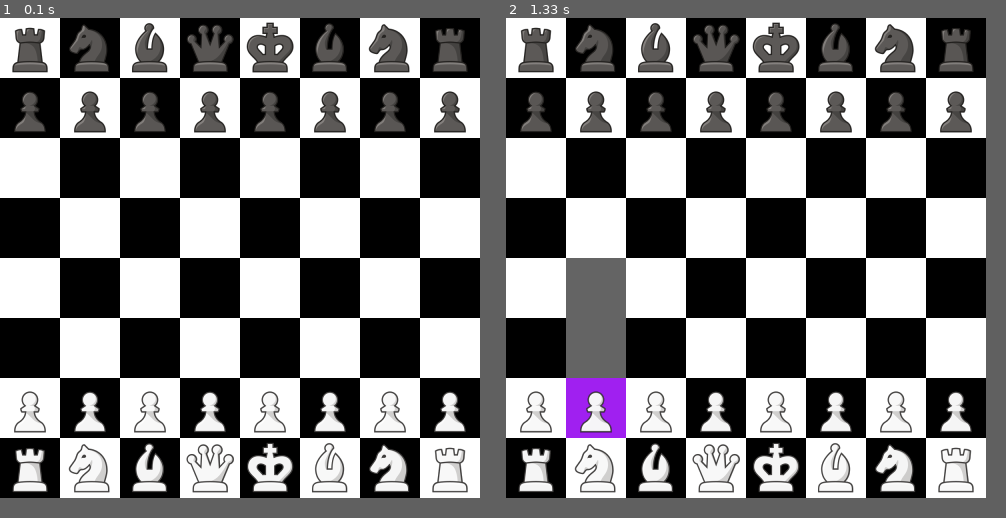
Above: before the commit, frames 1-2 (left to right).
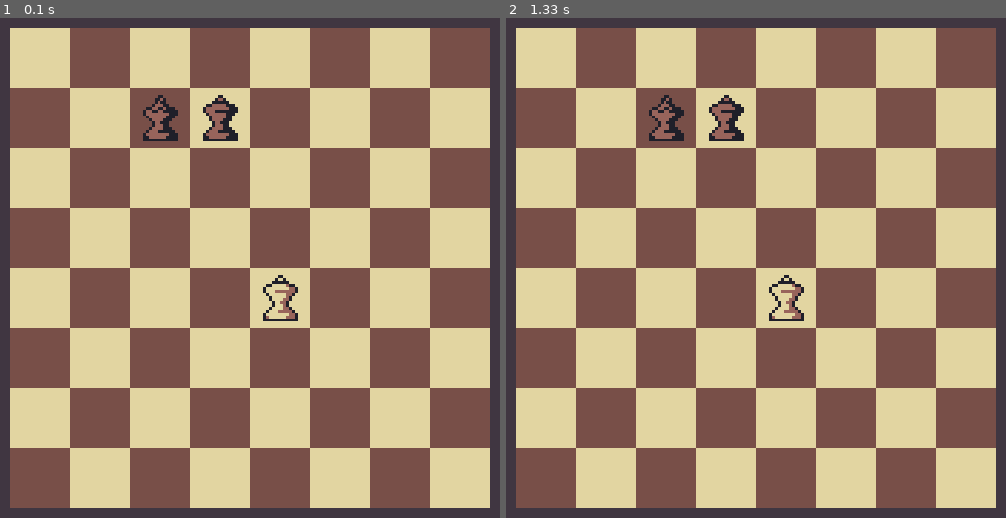
Above: after the commit, the same moments.

Repository: 0yassin/pyngin
Game: pygame game, started from src/main.py
The game is run twice, just before and just after one commit, with the same random seed, the same clock (stepped at 60 frames per second) and the same inputs.
Inputs (mouse positions are in pixels of both pictures, inside the frame that each line leads up to):
- Up to frame 1 (0.1 s): no input
- Up to frame 2 (1.33 s): click (746, 258) at 0.38 s; click (621, 408) at 1.28 s
The window is 480x480 before the commit and 500x500 after it. Grey fills any space a smaller window leaves; there, only what the larger window draws over its background counts as a difference.

The runs differ from the first frame. In frame 1, 96% of the frame differs, in the area x 0-98%, y 0-98%; in frame 2, 96%.

Commit message:
Improved GUI, changed pieces to ones by: "dani maccari"

Diff:
--- a/src/main.py
+++ b/src/main.py
@@ -1,29 +1,32 @@
 import datetime
 import chess.pgn
 import pygame
-from engine import get_engine_move
 import queue
 import threading
 import queue
 from converter import load_fen
-import pygame
 from board import Board
 from moves import is_current_turn_piece
+from engine import get_engine_move
 
 play_as = "w"
-dark = (0,0,0)
-light = (255,255,255)
+dark = (120, 79, 72)
+light = (226, 213, 161)
 sq_size = 60
+piece_size = 46
 depth = 3
+hint_size = 24
+
+prpl = (64, 54, 65)
 
 pygame.init()
-screen = pygame.display.set_mode((sq_size*8, sq_size*8))
+screen = pygame.display.set_mode((sq_size*8+20, sq_size*8+20))
 clock = pygame.time.Clock()
 running = True
-font = pygame.font.Font("assets/dogicapixel.ttf", 25)
+font = pygame.font.Font("assets/dogicapixel.ttf", 24)
 
 board = Board()
-position = "rnbqkbnr/pppppppp/8/8/8/8/PPPPPPPP/RNBQKBNR w KQkq - 0 1"
+position = "8/2qk4/8/8/4K3/8/8/8 b - - 0 1"
 load_fen(position, board)
 
 game_history = [(tuple(board.state), board.turn)]
@@ -38,43 +41,44 @@
 game.headers["Date"] = datetime.datetime.now().strftime("%Y.%m.%d")
 board.pgn_node = game
 
-w_text_surface = font.render("You won!", True, "Purple")
-l_text_surface = font.render("You lost! skill issue lol", True, "Purple")
+w_text_surface = font.render("at least you won once ig".upper(), True, prpl)
+l_text_surface = font.render("You lost! skill issue lol".upper(), True, prpl)
 
-gui_pieces_paths = {
-    1: "assets/wp.png",
-    2: "assets/wn.png",
-    3: "assets/wb.png",
-    4: "assets/wr.png",
-    5: "assets/wq.png",
-    6: "assets/wk.png",
+w_spritesheet = pygame.image.load("assets/w_pieces.png").convert_alpha()
+d_spritesheet = pygame.image.load("assets/d_pieces.png").convert_alpha()
+move_hint = pygame.image.load("assets/m_hint.png").convert_alpha()
+overlay = pygame.image.load("assets/overlay.png").convert_alpha()
 
-    -1: "assets/bp.png",
-    -2: "assets/bn.png",
-    -3: "assets/bb.png",
-    -4: "assets/br.png",
-    -5: "assets/bq.png",
-    -6: "assets/bk.png"
-}
-
-gui_pieces_table = {}
-
-def load_game_assets():
-    for piece_value, path in gui_pieces_paths.items():
-        try:
-            raw_image = pygame.image.load(path).convert_alpha()
-            scaled_image = pygame.transform.smoothscale(raw_image, (sq_size, sq_size))
-            gui_pieces_table[piece_value] = scaled_image
-        except pygame.error as e:
-            print(f"Error loading asset {path}: {e}")
-
-load_game_assets()
 selected_square = None
 selected_piece = (None, None)
 possible_moves = board.get_possible_moves()
 
 en_queue = queue.Queue()
 en_thinking = False
+
+pimg_width = 16
+pimg_height = 16
+
+def get_piece_img(row, col, type):
+    spritesheet = w_spritesheet if type == 'w' else d_spritesheet
+    piece_rect = pygame.Rect(col * pimg_width, row * pimg_height, pimg_width, pimg_height)
+    return pygame.transform.scale(spritesheet.subsurface(piece_rect), (piece_size, piece_size))
+
+pieces = {
+    1:get_piece_img(0, 0, 'w'),
+    2:get_piece_img(0, 1, 'w'),
+    3:get_piece_img(0, 3, 'w'),
+    4:get_piece_img(0, 2, 'w'),
+    5:get_piece_img(0, 5, 'w'),
+    6:get_piece_img(0, 4, 'w'),
+
+    -1:get_piece_img(0, 0, 'b'),
+    -2:get_piece_img(0, 1, 'b'),
+    -3:get_piece_img(0, 3, 'b'),
+    -4:get_piece_img(0, 2, 'b'),
+    -5:get_piece_img(0, 5, 'b'),
+    -6:get_piece_img(0, 4, 'b'),
+}
 
 def engine_worker_thread(board_clone, depth, communication_queue, game_history_):
     engine_move = get_engine_move(board_clone, depth, game_history=game_history_)
@@ -87,26 +91,25 @@
         if board.game_state == '-':
             if event.type == pygame.MOUSEBUTTONDOWN:
                 mouse_x, mouse_y = pygame.mouse.get_pos()
-                #CHANGED FOR DEBUG
-                # if play_as == board.turn:
-                c = (mouse_x) // sq_size
-                r = mouse_y // sq_size
-                if (selected_square, (r*8) + c ) in possible_moves:
-                        board.make_move((selected_square, (r*8) + c))
-                        game_history.append((tuple(board.state), board.turn))
-                        selected_piece = (None, None)
-                        selected_square = None
-                        possible_moves = board.get_possible_moves()
-                        if len(possible_moves) == 0 and board.is_in_check():
-                            board.game_state = play_as
+                if play_as == board.turn:
+                    c = (mouse_x - 5) // sq_size
+                    r = (mouse_y - 5) // sq_size
+                    if 0 <= c <= 7 and 0 <= r <= 7:
+                        if (selected_square, (r*8) + c ) in possible_moves:
+                                board.make_move((selected_square, (r*8) + c))
+                                game_history.append((tuple(board.state), board.turn))
+                                selected_piece = (None, None)
+                                selected_square = None
+                                possible_moves = board.get_possible_moves()
+                                if len(possible_moves) == 0 and board.is_in_check():
+                                    board.game_state = play_as
 
-                else:
-                    selected_square = (r * 8) + c
-                    # CHANGED FOR DEBUG: board.turn instead of play_as
-                    if is_current_turn_piece(board.state[selected_square], board.turn):
-                        selected_piece = (selected_square, board.state[selected_square])
-                    else:
-                        selected_piece = (None, None)
+                        else:
+                            selected_square = (r * 8) + c
+                            if is_current_turn_piece(board.state[selected_square], play_as):
+                                selected_piece = (selected_square, board.state[selected_square])
+                            else:
+                                selected_piece = (None, None)
 
     if board.game_state == '-':
         if board.turn != play_as and not en_thinking and running:
@@ -128,33 +131,40 @@
                 board.game_state = 'b' if play_as == "w" else "w"
             en_thinking = False
 
-    screen.fill("purple")
+    screen.fill(prpl)
     for r in range(8):
         for c in range(8):
             index = (r * 8) + c
+            xpos_ = c*sq_size + 10
+            ypos_ = r*sq_size + 10
             if (r + c) % 2 == 0:
                 color = light
             else:
                 color = dark
+
+            gui_board = pygame.draw.rect(screen, color, (xpos_, ypos_, sq_size, sq_size))
+
+            if selected_piece[0] == index:
+                screen.blit(pygame.transform.scale(overlay, (sq_size, sq_size)), (xpos_, ypos_))
+
+
             if selected_piece[0] is not None:
                 if (selected_piece[0], index) in possible_moves:
-                    color = (100, 100,100)
-            if selected_piece[0] == index:
-                color = "purple"
-            xpos_ = c*sq_size
-            ypos_ = r*sq_size
-            gui_board = pygame.draw.rect(screen, color, (xpos_, ypos_, sq_size, sq_size))
-            index = (r*8)+c
+                    screen.blit(pygame.transform.scale(move_hint, (hint_size, hint_size)), (xpos_+((sq_size-hint_size) // 2), ypos_+((sq_size-hint_size) // 2)))
 
-            piece_image = gui_pieces_table.get(board.state[index])
+
+            piece_image = pieces.get(board.state[index])
             if piece_image:
-                screen.blit(piece_image, (xpos_, ypos_))
+                offset = (sq_size - piece_size) // 2
+                screen.blit(piece_image, (xpos_+offset, ypos_+offset))
 
     if board.game_state != '-':
         game.headers["Event"] = "a phenomenal display of skill issue" if board.game_state != play_as else "Friendly Match"
-        _rect = pygame.Rect(0, 0, screen.get_width(), 120)
+        _rect = pygame.Rect(0, 0, screen.get_width(), 90)
         _rect.center = screen.get_rect().center
-        pygame.draw.rect(screen, 'gray', _rect)
+        pygame.draw.rect(screen, light, _rect)
+        border_rect = _rect.inflate(10, 10)
+        pygame.draw.rect(screen, prpl, border_rect, width=5)
         if board.game_state == "w":
             text_rect = w_text_surface.get_rect(center=(screen.get_width() // 2, screen.get_height() // 2))
             screen.blit(w_text_surface, text_rect)
Binary file removed: assets/bb.png
Binary file removed: assets/bk.png
Binary file removed: assets/bn.png
Binary file removed: assets/bp.png
Binary file removed: assets/bq.png
Binary file removed: assets/br.png
Binary file added: assets/d_pieces.png
Binary file added: assets/m_hint.png
Binary file added: assets/overlay.png
Binary file added: assets/w_pieces.png
Binary file removed: assets/wb.png
Binary file removed: assets/wk.png
(and 4 more such lines)
